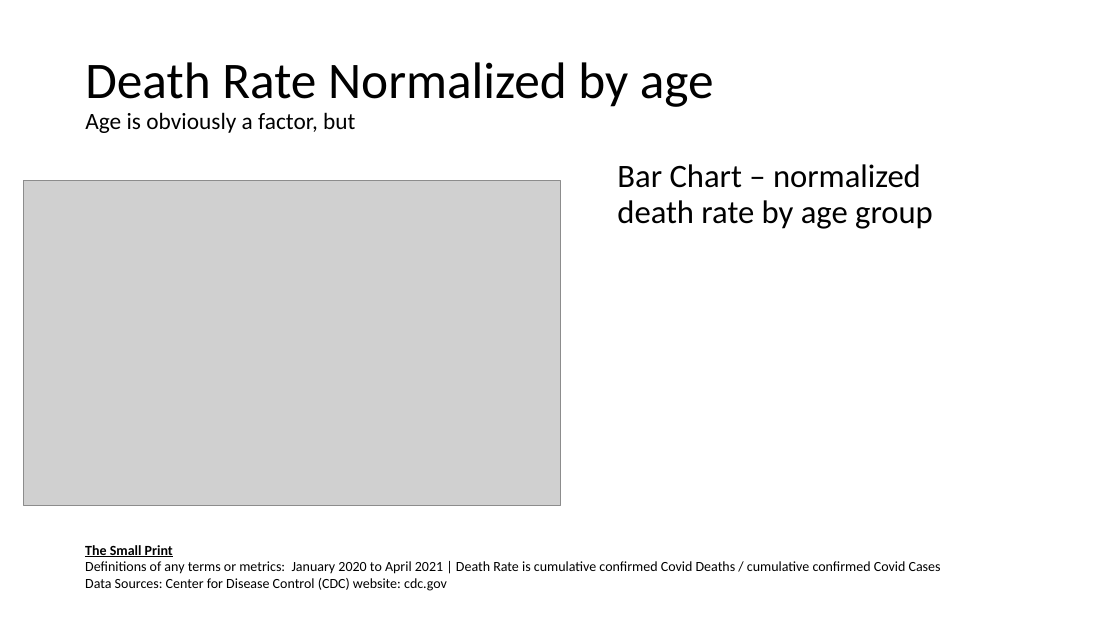
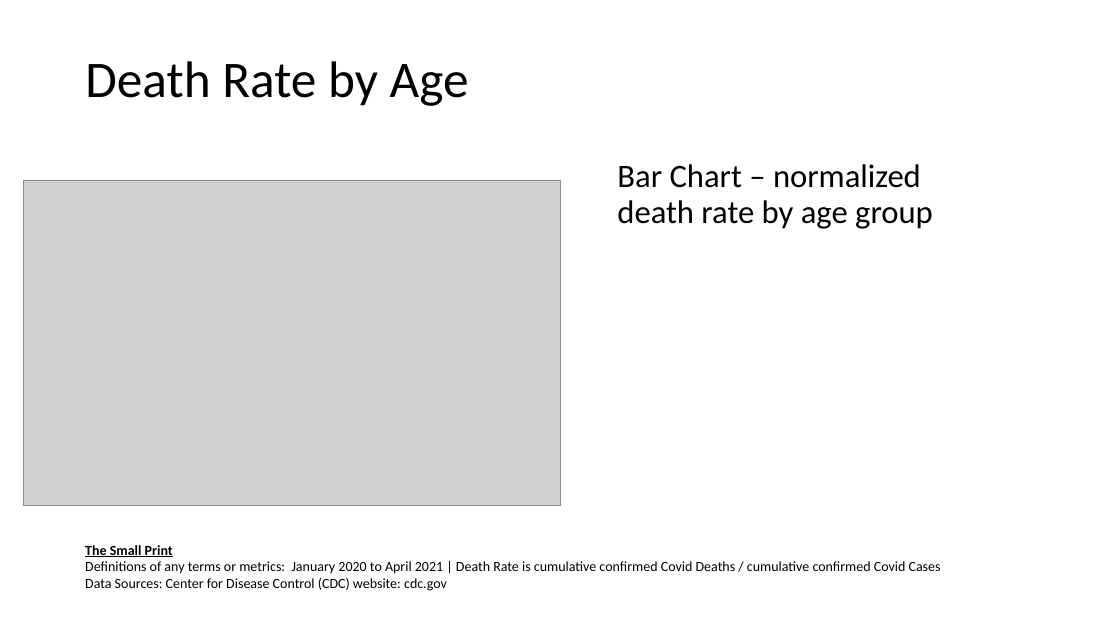
Before and after one commit to jenniecinelli/project_one, a slide deck: slide 5 of Folder0/Presentation.pptx (slide 4 before the commit). Drawn at 1120x630 pixels with LibreOffice and Linux fonts; fonts in the diff are those of the drawing; grey boxes stand for pictures. Boxes give left, top, right and bottom in pixels: in the first picture for what was removed or moved away, otherwise in the second. Text is boxed around its words. In the diff, an @@ line names an element or a change of style, - is before the commit and + after.

```diff
--- a/Folder0/Presentation.pptx
+++ b/Folder0/Presentation.pptx
@@ title at (85, 61, 469, 106): text changed; size 20 to 44 pt @@
-Death Rate Normalized by age
-Age is obviously a factor, but
+Death Rate by Age
```
Also in this commit, not shown: 2 other slides changed, 1 slide added, 1 other file.
